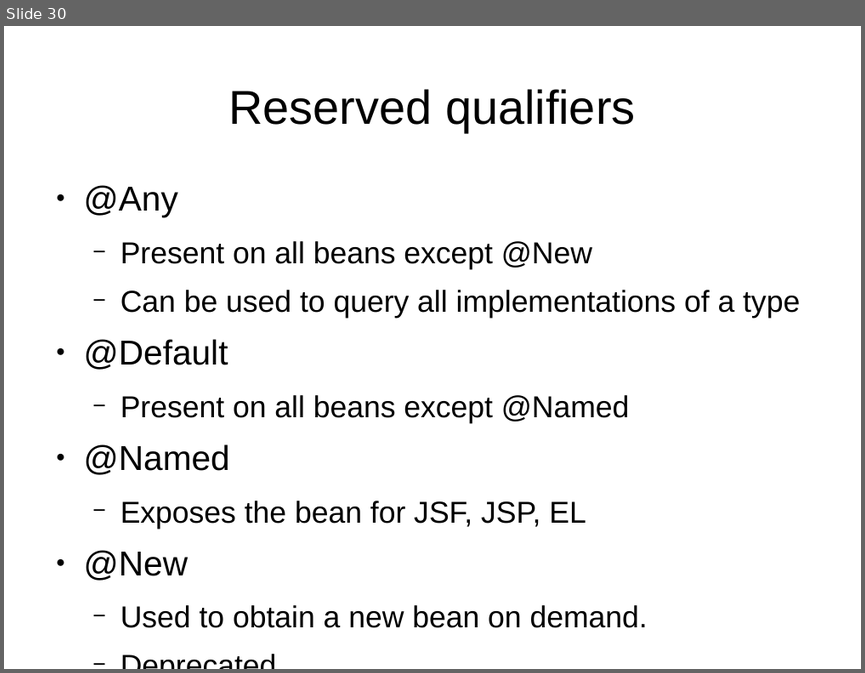
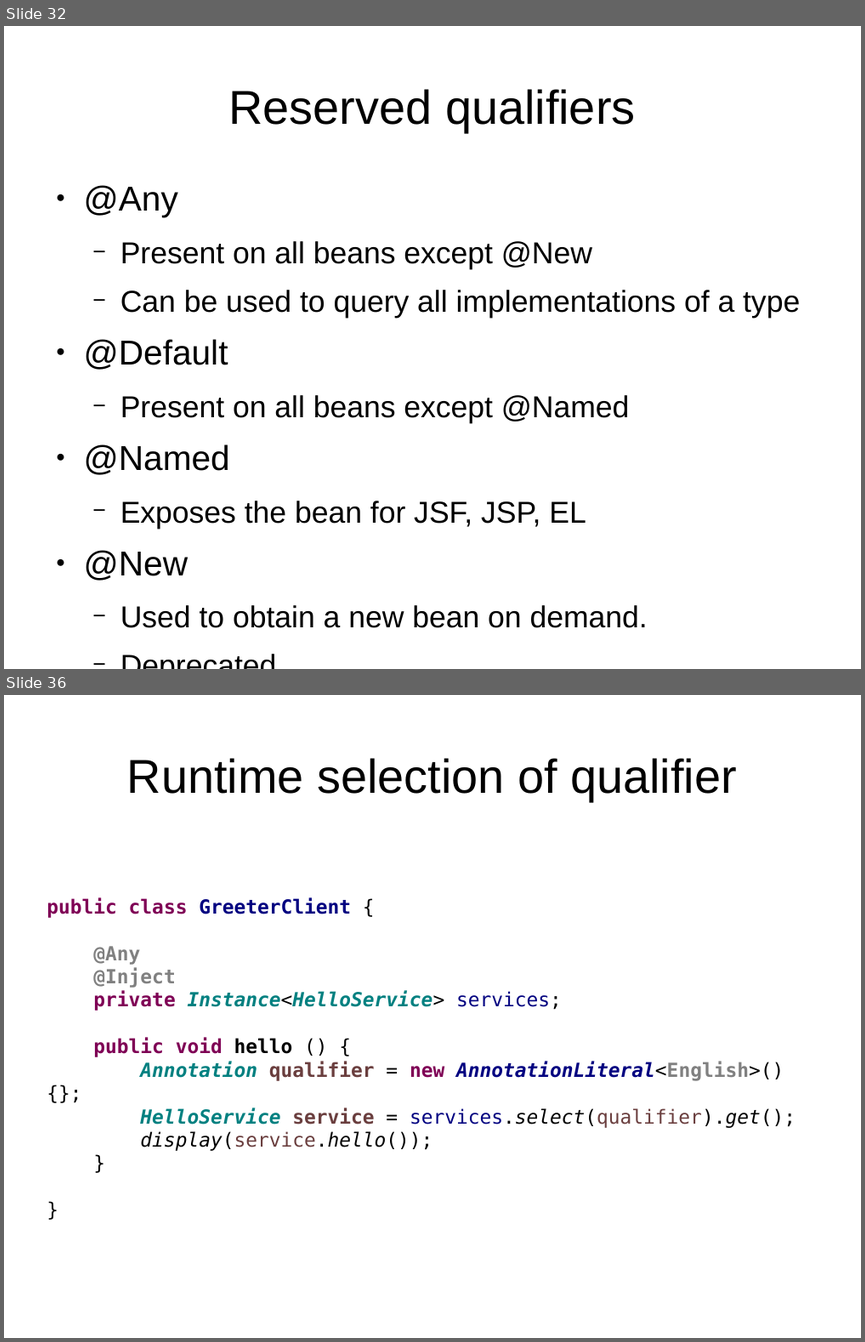
Before and after one commit to FrigoCoder/CDI, a slide deck: CDI.odp. Shown one above the other, each under a label of ours: slide 30 before the commit, slides 32 and 36 after it; the slides between them are not shown. The pictures are 865x673 and 865x1342 pixels, drawn with LibreOffice and Linux fonts; fonts in the diff are those of the drawing. Boxes give left, top, right and bottom in pixels: in the first picture for what was removed or moved away, otherwise in the second. Text is boxed around its words. In the diff, an @@ line names an element or a change of style, - is before the commit and + after.

Commit message:
ENOUGH OF QUALIFIERS

```diff
--- a/CDI.odp
+++ b/CDI.odp
@@ slide 36 added at [4, 695, 861, 1338], background #FFFFFF @@
@@ title added at [127, 758, 737, 801], 44 pt, text #000000 @@
+Runtime selection of qualifier
@@ text added at [46, 897, 795, 1151], 18 pt, text #000000, bold @@
+public class GreeterClient {
+@Any
+@Inject
+private Instance<HelloService> services;
+public void hello () {
+Annotation qualifier = new AnnotationLiteral<English>() {};
+HelloService service = services.select(qualifier).get();
+display(service.hello());
+}
+}
@@ what was slide 30 is now slide 32 @@
```
Also in this commit, not shown: 1 slide changed, 5 other slides added, 9 other files.
